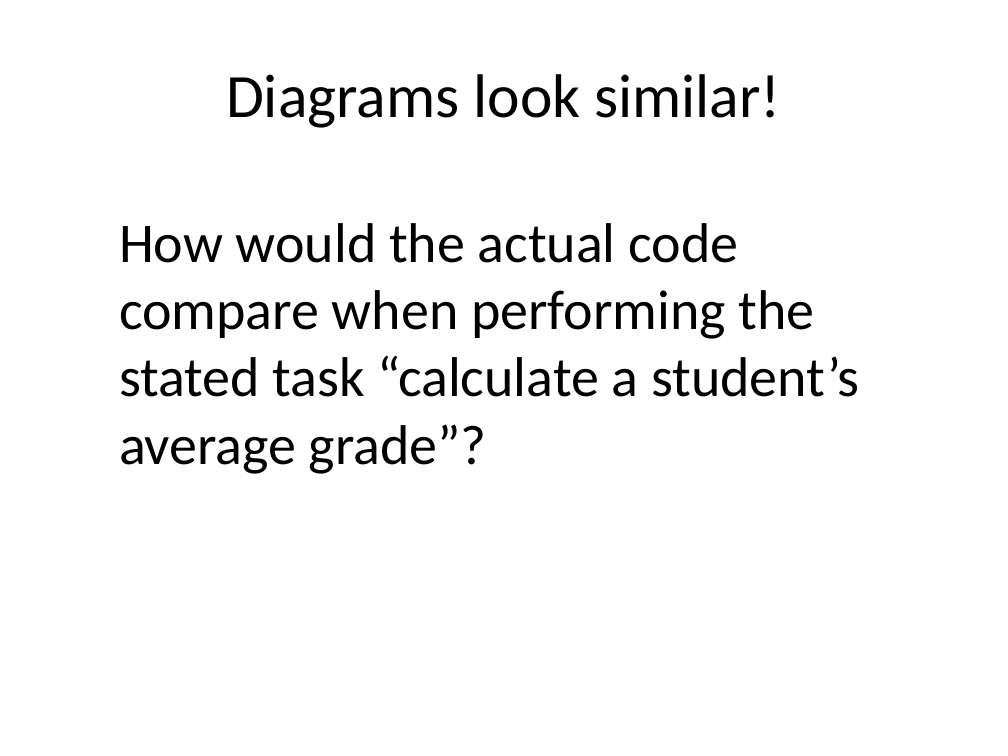
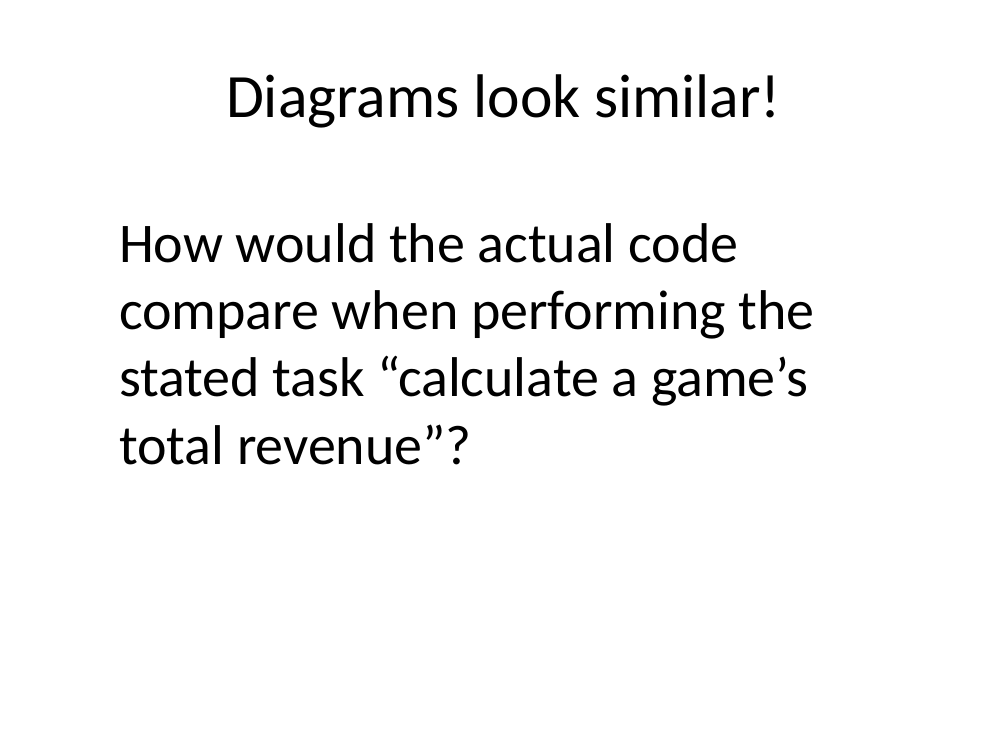
Before and after one commit to RHIT-CSSE/csse220, a slide deck: slide 14 of ClassMaterials/CohesionAndCoupling/Slides/Part2-OOD-DP4-TellDoNotAsk.pptx (slide 12 before the commit). Drawn at 1008x756 pixels with LibreOffice and Linux fonts; fonts in the diff are those of the drawing. Boxes give left, top, right and bottom in pixels: in the first picture for what was removed or moved away, otherwise in the second. Text is boxed around its words. In the diff, an @@ line names an element or a change of style, - is before the commit and + after.

Commit message:
Replace TeamGradebook example with VaporSalesManager example.

```diff
--- a/ClassMaterials/CohesionAndCoupling/Slides/Part2-OOD-DP4-TellDoNotAsk.pptx
+++ b/ClassMaterials/CohesionAndCoupling/Slides/Part2-OOD-DP4-TellDoNotAsk.pptx
@@ text at bbox=[119, 223, 815, 465]: text changed @@
-How would the actual code compare when performing the stated task “calculate a student’s average grade”?
+How would the actual code compare when performing the stated task “calculate a game’s total revenue”?
```
Also in this commit, not shown: 7 other slides changed, 4 slides added, 2 slides removed.
